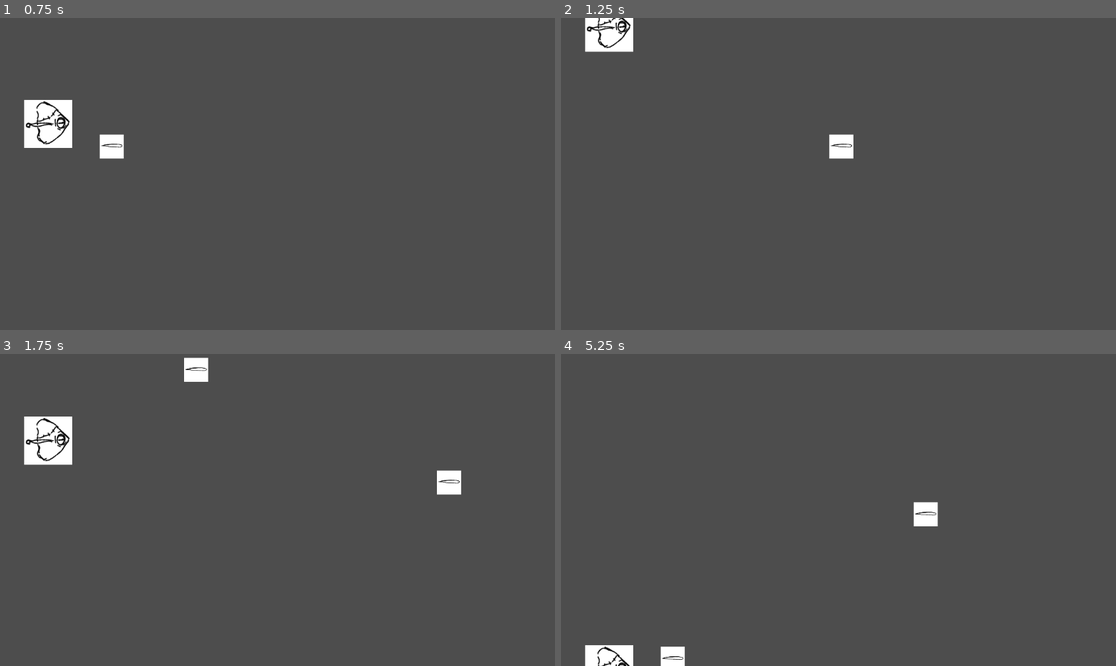
Above: before the commit, frames 1-4 (two rows, left to right).
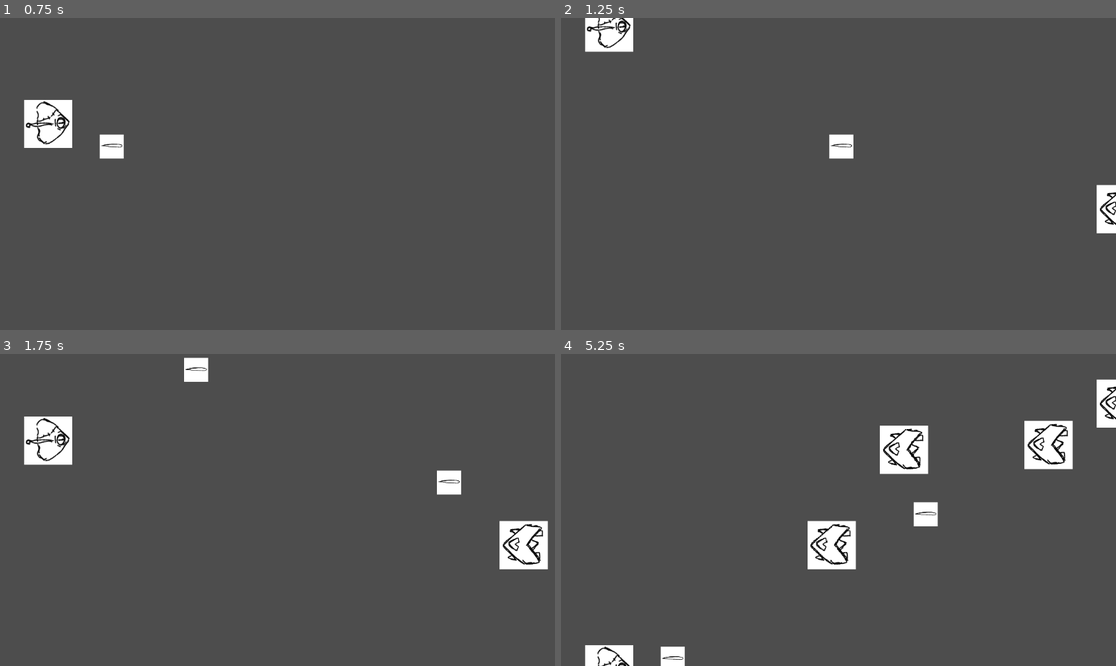
Above: after the commit, the same moments.

Repository: Winnie-Udel/father-where-are-you
Game: Godot game, scene res://scenes/main.tscn
The game is run twice, just before and just after one commit, with the same random seed, the same clock (stepped at 60 frames per second) and the same inputs.
Inputs:
- Up to frame 1 (0.75 s): tap Enter at 0.5 s; hold Up (move_up) from 0.53 s (still down); tap Space (attack) at 0.6 s
- Up to frame 2 (1.25 s): keep holding Up (move_up)
- Up to frame 3 (1.75 s): release Up (move_up) at 1.28 s; hold Down (move_down) from 1.28 s (still down); tap Space (attack) at 1.35 s
- Up to frame 4 (5.25 s): release Down (move_down) at 2.03 s; hold Up (move_up) 2.03-3.53 s; tap Space (attack) every 0.75 s from 2.1 to 5.1 s; hold Down (move_down) from 3.53 s (still down)

Frame 1 is identical in both runs. In frame 2, 0.5% of the frame differs, in the area x 96-100%, y 53-70%; in frame 3, 1.3%; in frame 4, 4.5%, in the area x 44-100%, y 8-70%.

Commit message:
Spawning Spaceships

Diff:
--- a/project.godot
+++ b/project.godot
@@ -34,3 +34,9 @@
 "events": [Object(InputEventKey,"resource_local_to_scene":false,"resource_name":"","device":-1,"window_id":0,"alt_pressed":false,"shift_pressed":false,"ctrl_pressed":false,"meta_pressed":false,"pressed":false,"keycode":0,"physical_keycode":32,"key_label":0,"unicode":32,"echo":false,"script":null)
 ]
 }
+
+[layer_names]
+
+2d_physics/layer_1="player"
+2d_physics/layer_2="enemy"
+2d_physics/layer_3="laser"
--- a/scenes/enemy_spaceship.tscn
+++ b/scenes/enemy_spaceship.tscn
@@ -1,6 +1,7 @@
-[gd_scene load_steps=4 format=3 uid="uid://bxdt7f8i0d75u"]
+[gd_scene load_steps=5 format=3 uid="uid://bxdt7f8i0d75u"]
 
 [ext_resource type="Texture2D" uid="uid://vg5uo8q77pnb" path="res://placeholder_arts/test_human_ship.png" id="1_oetrk"]
+[ext_resource type="Script" path="res://scripts/enemy_spaceship.gd" id="1_wc57u"]
 
 [sub_resource type="SpriteFrames" id="SpriteFrames_5y3ev"]
 animations = [{
@@ -16,8 +17,10 @@
 [sub_resource type="CircleShape2D" id="CircleShape2D_x3hua"]
 radius = 45.618
 
-[node name="Enemy Spaceship" type="CharacterBody2D"]
-motion_mode = 1
+[node name="EnemySpaceship" type="Area2D"]
+collision_layer = 2
+collision_mask = 5
+script = ExtResource("1_wc57u")
 
 [node name="AnimatedSprite2D" type="AnimatedSprite2D" parent="."]
 texture_filter = 1
@@ -25,3 +28,9 @@
 
 [node name="CollisionShape2D" type="CollisionShape2D" parent="."]
 shape = SubResource("CircleShape2D_x3hua")
+
+[node name="VisibleOnScreenNotifier2D" type="VisibleOnScreenNotifier2D" parent="."]
+position = Vector2(77, 0)
+
+[connection signal="body_entered" from="." to="." method="_on_body_entered"]
+[connection signal="screen_exited" from="VisibleOnScreenNotifier2D" to="." method="_on_visible_on_screen_notifier_2d_screen_exited"]
--- a/scenes/laser.tscn
+++ b/scenes/laser.tscn
@@ -7,6 +7,8 @@
 size = Vector2(45, 7)
 
 [node name="Laser" type="Area2D"]
+collision_layer = 4
+collision_mask = 2
 script = ExtResource("1_sykf0")
 
 [node name="Sprite2D" type="Sprite2D" parent="."]
@@ -21,4 +23,5 @@
 position = Vector2(-24, -2)
 scale = Vector2(0.15, 0.2875)
 
+[connection signal="area_entered" from="." to="." method="_on_area_entered"]
 [connection signal="screen_exited" from="VisibleOnScreenNotifier2D" to="." method="_on_visible_on_screen_notifier_2d_screen_exited"]
--- a/scenes/main.tscn
+++ b/scenes/main.tscn
@@ -1,12 +1,21 @@
-[gd_scene load_steps=3 format=3 uid="uid://bix045j6xmjv4"]
+[gd_scene load_steps=4 format=3 uid="uid://bix045j6xmjv4"]
 
 [ext_resource type="Script" path="res://scripts/main.gd" id="1_kctr5"]
 [ext_resource type="PackedScene" uid="uid://ma1lt634pvu5" path="res://scenes/player.tscn" id="1_xkqly"]
+[ext_resource type="PackedScene" uid="uid://bxdt7f8i0d75u" path="res://scenes/enemy_spaceship.tscn" id="3_rqtmn"]
 
 [node name="Main" type="Node"]
 script = ExtResource("1_kctr5")
+enemy_scenes = Array[PackedScene]([ExtResource("3_rqtmn")])
 
 [node name="Player" parent="." instance=ExtResource("1_xkqly")]
 position = Vector2(100, 300)
 
 [node name="LaserContainer" type="Node2D" parent="."]
+
+[node name="EnemyContainer" type="Node2D" parent="."]
+
+[node name="EnemyTimer" type="Timer" parent="."]
+autostart = true
+
+[connection signal="timeout" from="EnemyTimer" to="." method="_on_enemy_timer_timeout"]
--- a/scenes/player.tscn
+++ b/scenes/player.tscn
@@ -18,6 +18,7 @@
 radius = 47.2652
 
 [node name="Player" type="CharacterBody2D"]
+collision_mask = 2
 motion_mode = 1
 script = ExtResource("1_ewt7k")
 
--- /dev/null
+++ b/scripts/enemy_spaceship.gd
@@ -0,0 +1,18 @@
+class_name Enemy extends Area2D
+
+@export var speed = 150
+
+func _physics_process(delta):
+	global_position.x += -speed * delta
+
+# Enemy dies
+func die():
+	queue_free()
+
+func _on_body_entered(body):
+	# If enemy collides with player, enemy disappears
+	if body is Player:
+		die()
+
+func _on_visible_on_screen_notifier_2d_screen_exited():
+	queue_free()
--- a/scripts/laser.gd
+++ b/scripts/laser.gd
@@ -8,3 +8,10 @@
 # Remove laser when it exits the screen
 func _on_visible_on_screen_notifier_2d_screen_exited():
 	queue_free()
+
+
+func _on_area_entered(area):
+	# Check if laser collides with enemy spaceship
+	if area is Enemy:
+		area.die()
+		queue_free()
--- a/scripts/main.gd
+++ b/scripts/main.gd
@@ -1,18 +1,21 @@
 extends Node
+
+@export var enemy_scenes: Array[PackedScene] = []
 
 @onready var player = $Player
 @onready var laser_container = $LaserContainer
+@onready var enemy_container = $EnemyContainer
 
 # Called when the node enters the scene tree for the first time.
 func _ready():
 	player.laser_shot.connect(_on_player_laser_shot)
 
-
-# Called every frame. 'delta' is the elapsed time since the previous frame.
-func _process(_delta):
-	pass
-
 func _on_player_laser_shot(laser_scene, location):
 	var laser = laser_scene.instantiate()
 	laser.global_position = location
 	laser_container.add_child(laser)
+
+func _on_enemy_timer_timeout():
+	var enemy = enemy_scenes.pick_random().instantiate()
+	enemy.global_position = Vector2(1200, randf_range(50, 600))
+	enemy_container.add_child(enemy)
--- a/scripts/player.gd
+++ b/scripts/player.gd
@@ -1,4 +1,4 @@
-extends CharacterBody2D
+class_name Player extends CharacterBody2D
 
 signal laser_shot(laser_scene, location)
 
Not shown, changed: README.md
